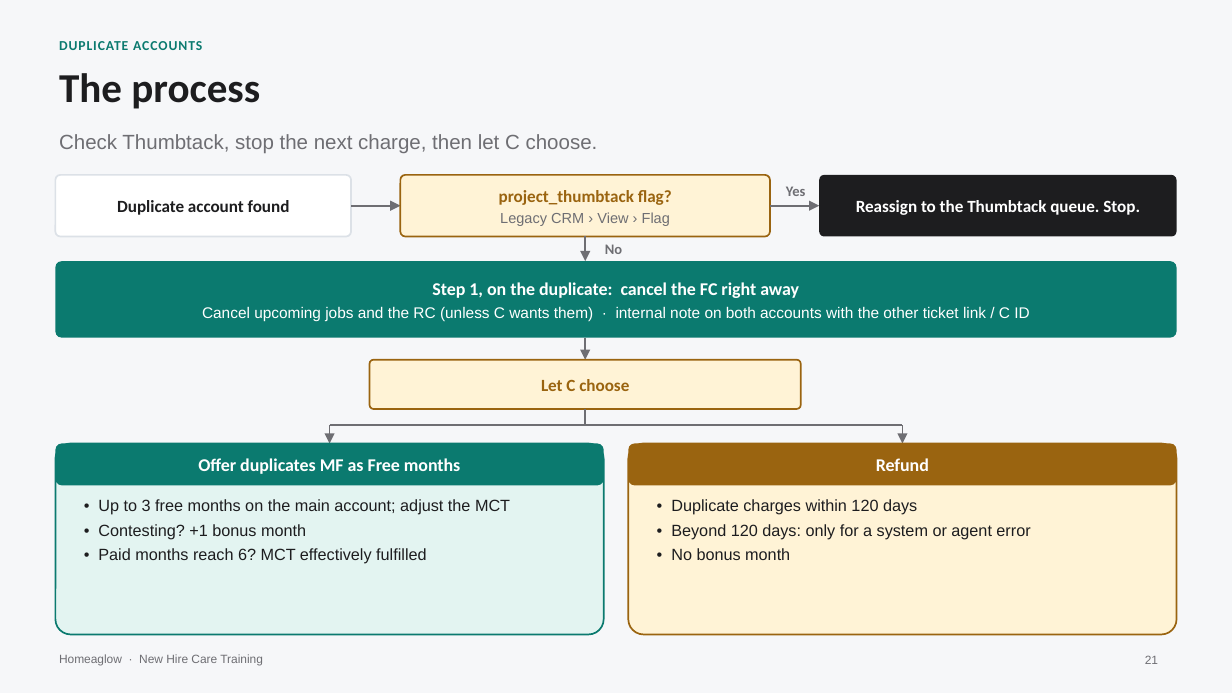
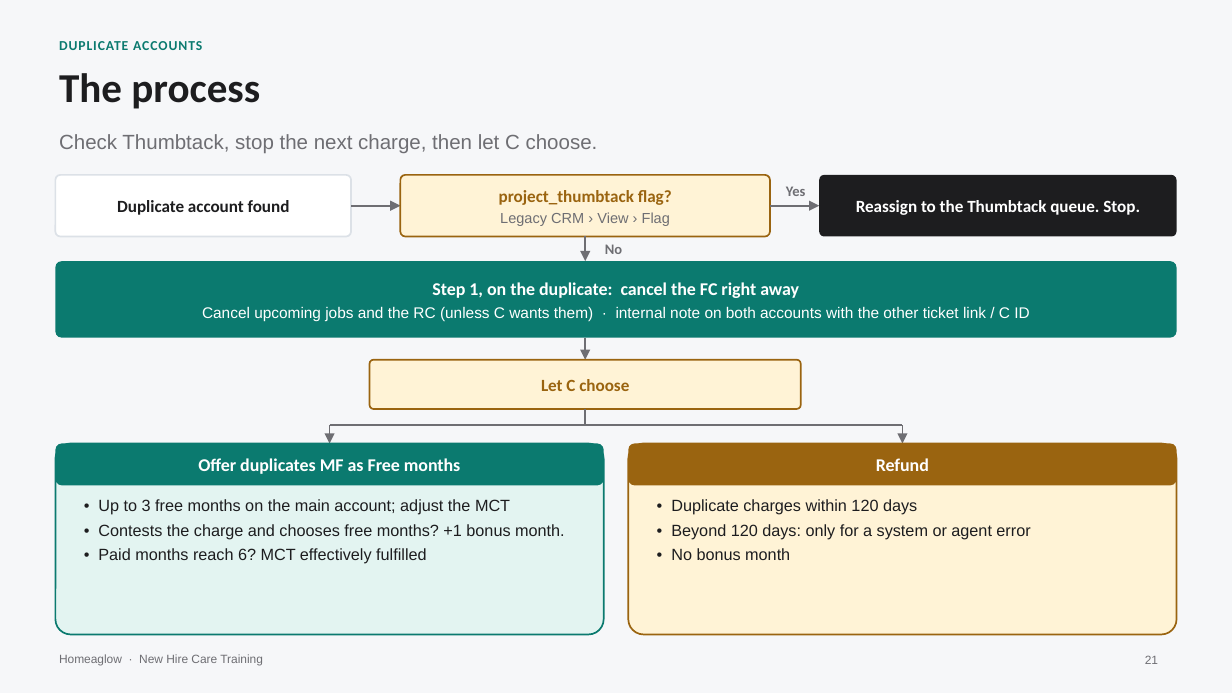
Before and after one commit to anjulimichelle/training, a slide deck: slide 21 of refunds-abuse-duplicates-bulk/refunds-abuse-duplicates-bulk.pptx. Drawn at 1232x693 pixels with LibreOffice and Linux fonts; fonts in the diff are those of the drawing. Boxes give left, top, right and bottom in pixels: in the first picture for what was removed or moved away, otherwise in the second. Text is boxed around its words. In the diff, an @@ line names an element or a change of style, - is before the commit and + after.

```diff
--- a/refunds-abuse-duplicates-bulk/refunds-abuse-duplicates-bulk.pptx
+++ b/refunds-abuse-duplicates-bulk/refunds-abuse-duplicates-bulk.pptx
@@ text at (x1=98, y1=524, x2=565, y2=539): text changed @@
-• Contesting? +1 bonus month
+• Contests the charge and chooses free months? +1 bonus month.
```
Also in this commit, not shown: 2 other slides changed, 2 other files.
